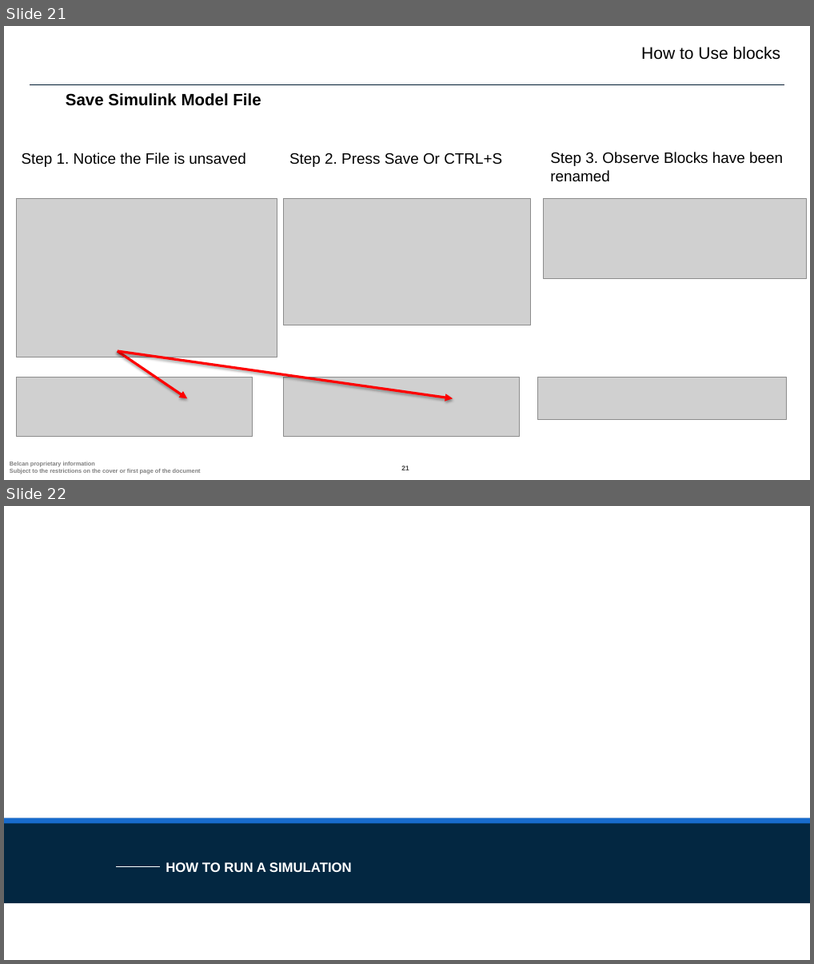
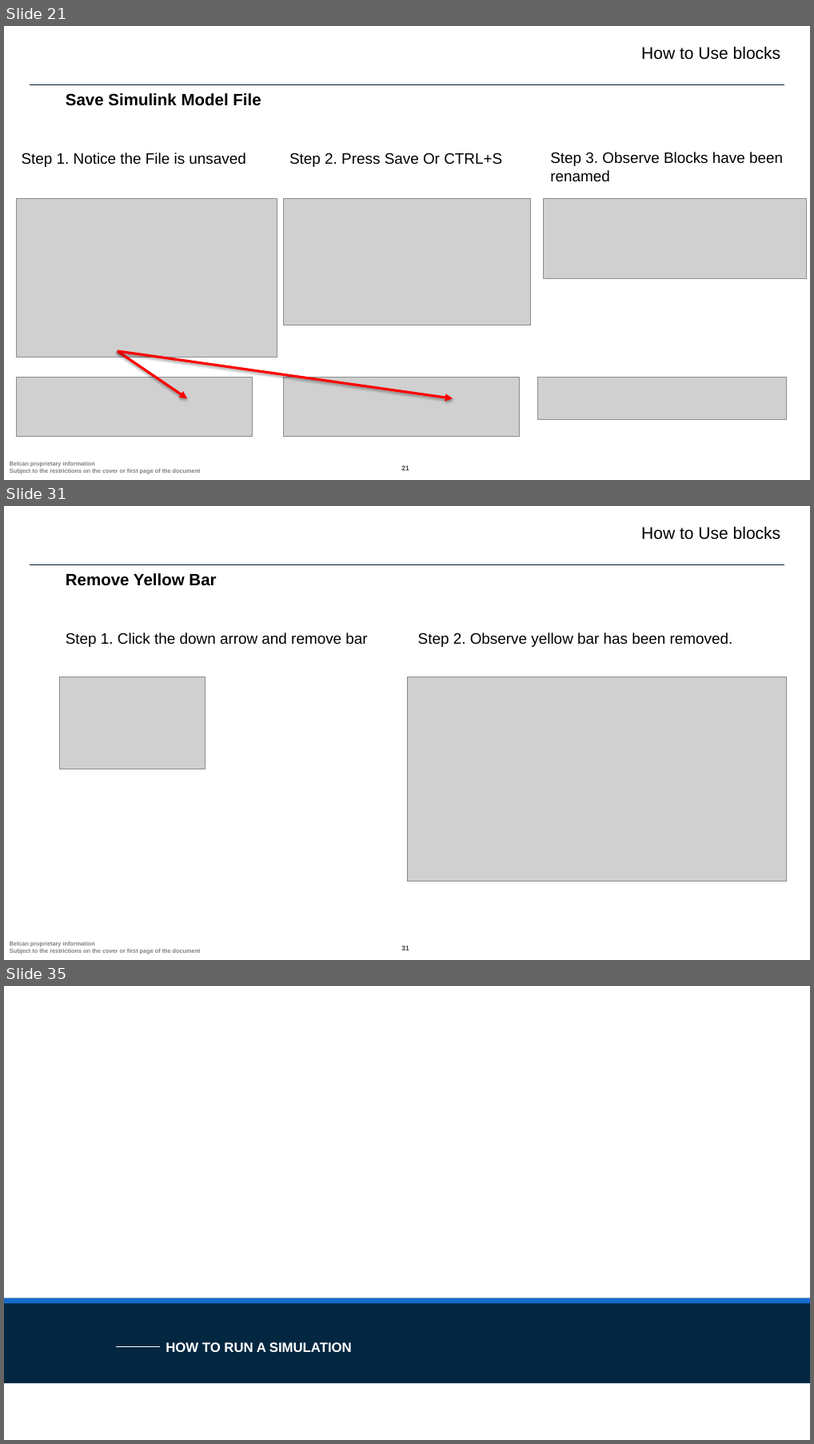
Before and after one commit to ntylerbelcan/aviation-controls-simulink-training-Belcan, a slide deck: ch01/Chapter 1 - Belcan.pptx. Shown one above the other, each under a label of ours: slides 21 and 22 before the commit, slides 21, 31 and 35 after it; the slides between them are not shown. The pictures are 814x964 and 814x1444 pixels, drawn with LibreOffice and Linux fonts; fonts in the diff are those of the drawing; grey boxes stand for pictures; background and template pictures are left out. Boxes give left, top, right and bottom in pixels: in the first picture for what was removed or moved away, otherwise in the second. Text is boxed around its words. In the diff, an @@ line names an element or a change of style, - is before the commit and + after.

```diff
--- a/ch01/Chapter 1 - Belcan.pptx
+++ b/ch01/Chapter 1 - Belcan.pptx
@@ slide 31 added at [4, 506, 810, 960], background #FFFFFF; not listed: 3 template elements that a slide beside it also shows @@
@@ text added at [642, 526, 782, 540], 20 pt, text #000000 @@
+How to Use blocks
@@ text added at [66, 573, 216, 586], 19.5 pt, text #000000, bold @@
+Remove Yellow Bar
@@ text added at [66, 632, 367, 647], 18 pt, text #000000 @@
+Step 1. Click the down arrow and remove bar
@@ text added at [418, 632, 734, 647], 18 pt, text #000000 @@
+Step 2. Observe yellow bar has been removed.
@@ picture added at [60, 676, 206, 769] @@
@@ picture added at [407, 676, 787, 881] @@
@@ what was slide 22 is now slide 35 @@
```
Also in this commit, not shown: 1 slide changed, 15 other slides added, 10 other files.
